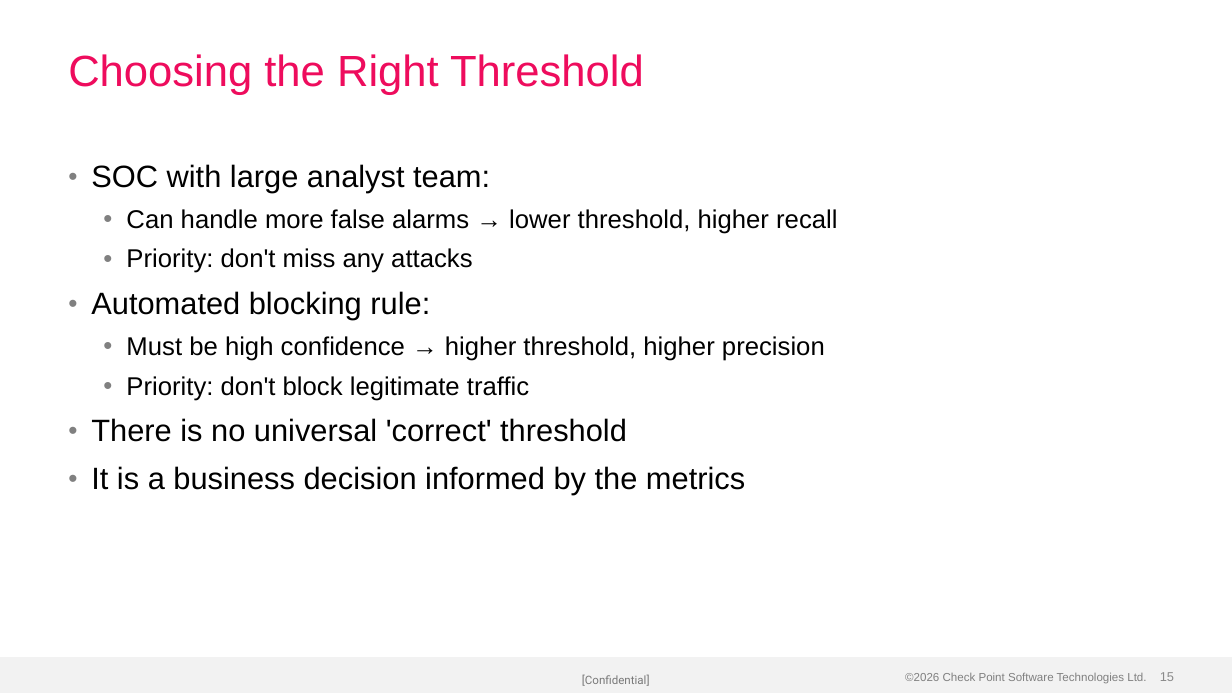
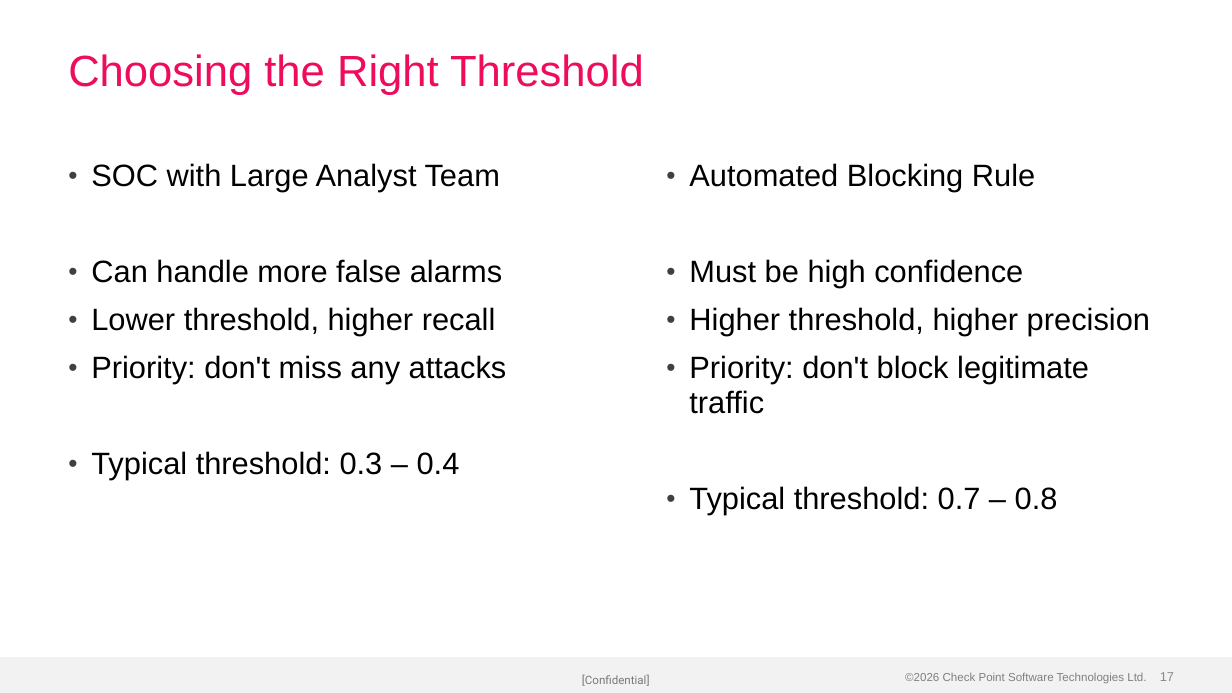
Before and after one commit to alshawwaf/ai-basic-training, a slide deck: slide 17 of stage1_classic_ml/05_model_evaluation/Lecture-5-Model-Evaluation.pptx (slide 15 before the commit). Drawn at 1232x693 pixels with LibreOffice and Linux fonts; fonts in the diff are those of the drawing; background and template pictures are left out. Boxes give left, top, right and bottom in pixels: in the first picture for what was removed or moved away, otherwise in the second. Text is boxed around its words. In the diff, an @@ line names an element or a change of style, - is before the commit and + after.

Commit message:
Rebuild Lecture-5 with charts and visual layouts
5 embedded images: accuracy trap comparison, confusion matrix heatmap,
precision/recall/F1 metric cards, ROC curve, precision-recall tradeoff
chart. Uses 2-Column, Bullets+Pull Quote, and Title Only layouts.

```diff
--- a/stage1_classic_ml/05_model_evaluation/Lecture-5-Model-Evaluation.pptx
+++ b/stage1_classic_ml/05_model_evaluation/Lecture-5-Model-Evaluation.pptx
@@ text at box(91, 163, 502, 336): text changed; size 20 to 24 pt @@
-• SOC with large analyst team:
-  • Can handle more false alarms → lower threshold, higher recall
+• SOC with Large Analyst Team
+• Can handle more false alarms
+• Lower threshold, higher recall
@@ text added at box(689, 163, 1150, 515), 24 pt, text #000000 @@
+• Automated Blocking Rule
+• Must be high confidence
+• Higher threshold, higher precision
+• Priority: don't block legitimate traffic
+• Typical threshold: 0.7 – 0.8
@@ text at box(91, 355, 507, 384): size 20 to 24 pt in "Priority: don't miss any attacks"; list level 2 to 1 in "Priority: don't miss any attacks" @@
@@ text at box(91, 451, 460, 480): text changed @@
-• Automated blocking rule:
-  • Must be high confidence → higher threshold, higher precision
-  • Priority: don't block legitimate traffic
-• There is no universal 'correct' threshold
-• It is a business decision informed by the metrics
+• Typical threshold: 0.3 – 0.4
@@ page number at box(1160, 672, 1174, 681): text changed @@
-15
+17
```
Also in this commit, not shown: 10 other slides changed, 5 slides added, 3 slides removed.
